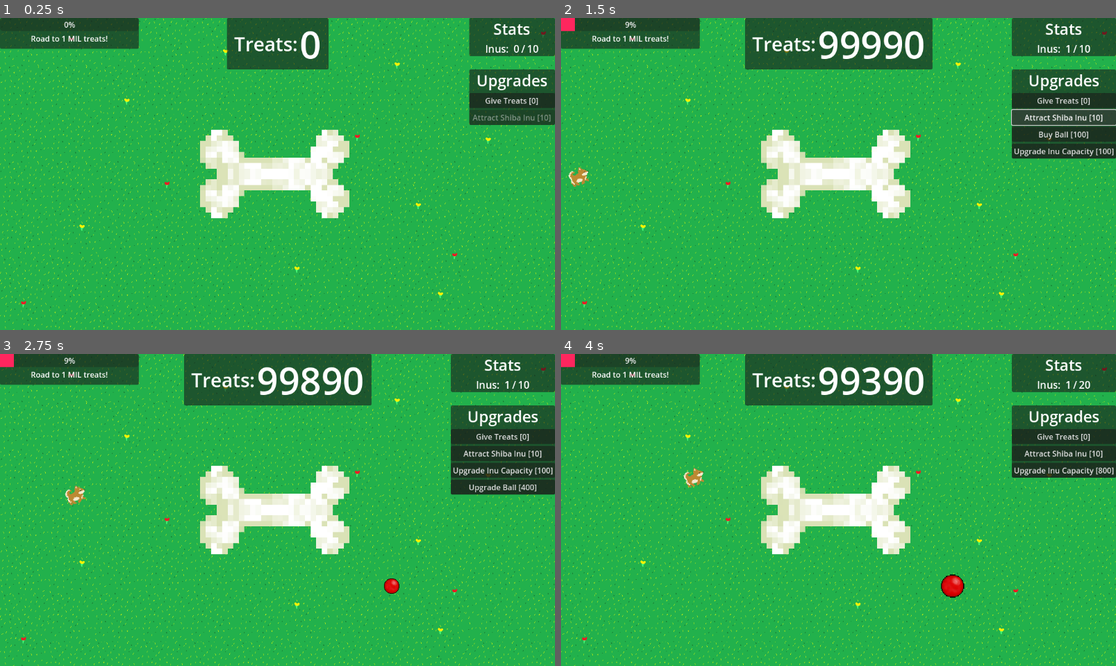
Above: before the commit, frames 1-4 (two rows, left to right).
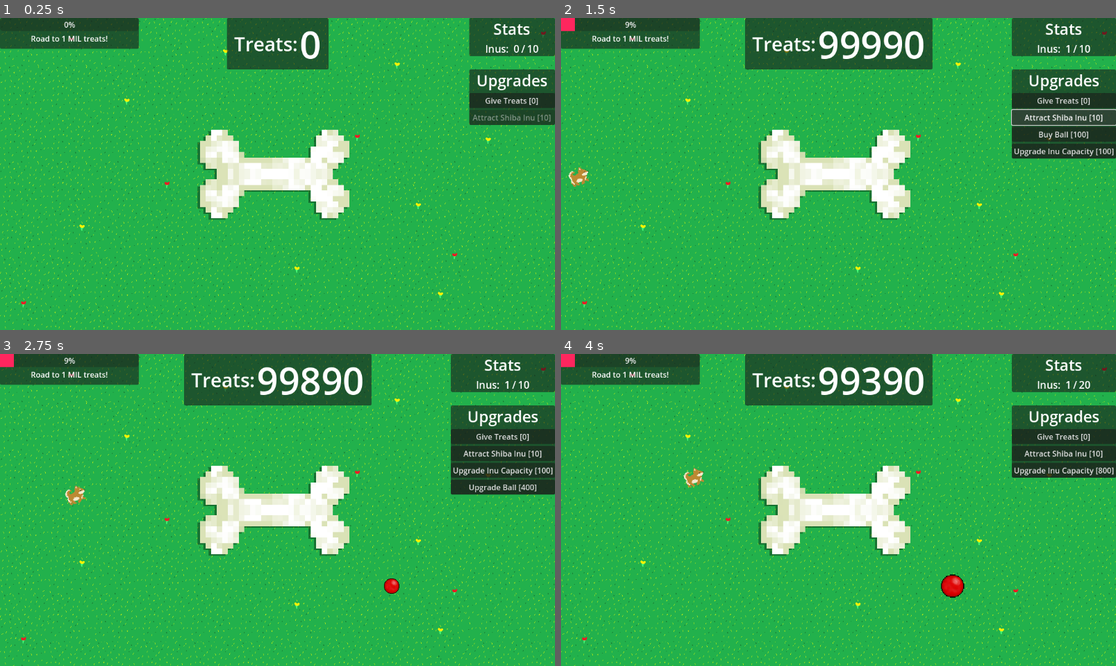
Above: after the commit, the same moments.

Repository: ejmejm/ShibaIdle
Game: Godot game, scene res://scenes/root.tscn
Two runs of this game, one before a commit and one after it. Both use one fixed random seed, a clock stepped at 60 frames per second and the inputs below.
Inputs:
- Up to frame 1 (0.25 s): no input
- Up to frame 2 (1.5 s): click "Give Treats [0]" at 0.5 s; click "Attract Shiba Inu [10]" at 1.25 s
- Up to frame 3 (2.75 s): click "Buy Ball [100]" at 2 s
- Up to frame 4 (4 s): click "Upgrade Inu Capacity [100]" at 2.75 s; click "Upgrade Ball [400]" at 3.5 s

The runs differ from the first frame. In frame 1, 0.3% of the frame differs, in the area x 35-63%, y 36-65%; in frame 2, 0.3%; in frame 3, 0.3%; in frame 4, 0.3%.

Commit message:
Fancier treat click

Diff:
--- a/scenes/clickable_treat.tscn
+++ b/scenes/clickable_treat.tscn
@@ -1,7 +1,19 @@
-[gd_scene load_steps=3 format=3 uid="uid://va8rw1sglveq"]
+[gd_scene load_steps=6 format=3 uid="uid://va8rw1sglveq"]
 
 [ext_resource type="Script" path="res://scripts/click_checker.gd" id="1_qe3ds"]
 [ext_resource type="Texture2D" uid="uid://d1mqdxdyeuevk" path="res://sprites/BoneSprite.png" id="2_aamy1"]
+[ext_resource type="Texture2D" uid="uid://cvwlv5khtboxl" path="res://sprites/dog_treat.png" id="2_p0vac"]
+[ext_resource type="AudioStream" uid="uid://2qntwx5j7rp4" path="res://audio/ClickSound.mp3" id="3_najci"]
+
+[sub_resource type="ParticleProcessMaterial" id="ParticleProcessMaterial_hihmn"]
+particle_flag_disable_z = true
+direction = Vector3(0, -1, 0)
+spread = 180.0
+initial_velocity_min = 144.35
+initial_velocity_max = 319.89
+gravity = Vector3(0, 0, 0)
+linear_accel_min = -2.23517e-06
+linear_accel_max = 36.73
 
 [node name="ClickableTreat" type="Node2D"]
 script = ExtResource("1_qe3ds")
@@ -22,9 +34,25 @@
 scale = Vector2(11.5, 11.5)
 polygon = PackedVector2Array(-12, -8, -12, -7, -13, -7, -13, -6, -14, -6, -14, -2, -13, -2, -13, -1, -11, -1, -11, 1, - …(425 unchanged characters)…
 
+[node name="GPUParticles2D" type="GPUParticles2D" parent="."]
+visible = false
+amount = 5
+process_material = SubResource("ParticleProcessMaterial_hihmn")
+texture = ExtResource("2_p0vac")
+
+[node name="DogTreatShadow" type="Sprite2D" parent="."]
+modulate = Color(0, 0, 0, 0.360784)
+position = Vector2(-5, 3)
+scale = Vector2(11.5, 11.5)
+texture = ExtResource("2_aamy1")
+
 [node name="DogTreatSprite" type="Sprite2D" parent="."]
 position = Vector2(0, 1.43051e-06)
 scale = Vector2(11.5, 11.5)
 texture = ExtResource("2_aamy1")
 
+[node name="AudioStreamPlayer" type="AudioStreamPlayer" parent="."]
+stream = ExtResource("3_najci")
+
 [connection signal="input_event" from="Area2D" to="." method="_on_area_2d_input_event"]
+[connection signal="mouse_exited" from="Area2D" to="." method="_on_area_2d_mouse_exited"]
--- a/scripts/click_checker.gd
+++ b/scripts/click_checker.gd
@@ -4,8 +4,38 @@
 
 @export var player_stats: PlayerStats
 @export var treat_give_count: int = 1
+@onready var treat_sprite: Sprite2D = $DogTreatSprite
+@onready var audio_player: AudioStreamPlayer = $AudioStreamPlayer
+
+var waiting_for_release: bool = false
+var treat_position: Vector2
+var shadow_position: Vector2
+
+
+func _ready() -> void:
+	treat_position = $DogTreatSprite.position
+	shadow_position = $DogTreatShadow.position
+
+
+func _click_bone():
+	waiting_for_release = true
+	treat_sprite.position = shadow_position
+
+
+func _release_bone():
+	waiting_for_release = false
+	treat_sprite.position = treat_position
+	player_stats.n_treats += treat_give_count
+	audio_player.play()
 
 
 func _on_area_2d_input_event(viewport: Node, event: InputEvent, shape_idx: int) -> void:
 	if event.is_action_pressed("PrimaryClick"):
-		player_stats.n_treats += treat_give_count
+		_click_bone()
+	elif waiting_for_release and event.is_action_released("PrimaryClick"):
+		_release_bone()
+
+
+func _on_area_2d_mouse_exited() -> void:
+	if waiting_for_release:
+		_release_bone()
Not shown, added: audio/ClickSound.mp3.import
Not shown, changed: audio/SELECTION.mp3.import
Not shown, added: audio/ClickSound.mp3
